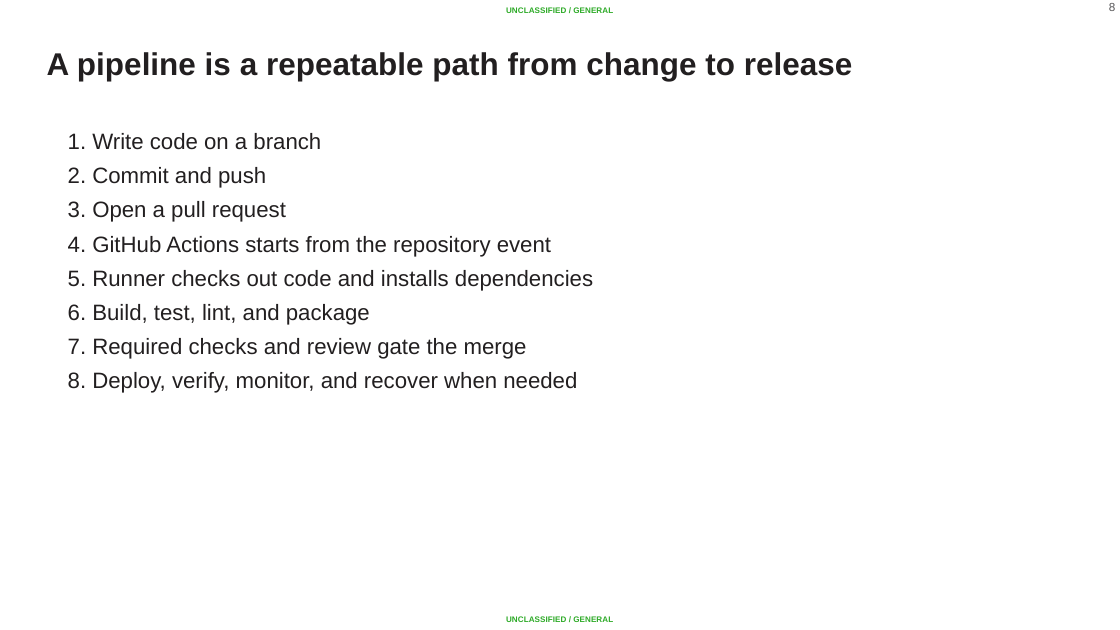
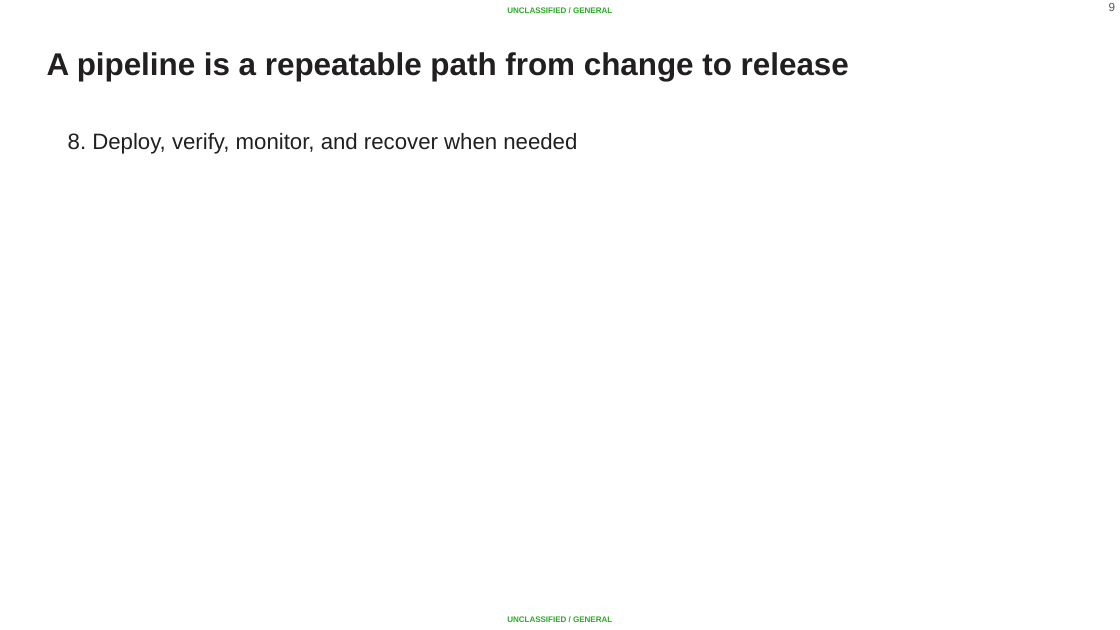
Before and after one commit to AC-Fab/summer-course, a slide deck: slide 9 of DevOps/Lesson 04-05 - CICD and Terraform/CI-CD-Terraform-back-to-back-class.pptx (slide 8 before the commit). Drawn at 1120x630 pixels with LibreOffice and Linux fonts; fonts in the diff are those of the drawing; background and template pictures are left out. Boxes give left, top, right and bottom in pixels: in the first picture for what was removed or moved away, otherwise in the second. Text is boxed around its words. In the diff, an @@ line names an element or a change of style, - is before the commit and + after.

```diff
--- a/DevOps/Lesson 04-05 - CICD and Terraform/CI-CD-Terraform-back-to-back-class.pptx
+++ b/DevOps/Lesson 04-05 - CICD and Terraform/CI-CD-Terraform-back-to-back-class.pptx
@@ page number at bbox=[1109, 3, 1115, 11]: text changed @@
-8
+9
@@ text "A pipeline is a repeatable ..." rewrapped from bbox=[47, 52, 853, 81] to bbox=[47, 52, 849, 81] @@
@@ title "8. Deploy, verify, monitor, and ..." at bbox=[68, 133, 577, 154]: size 14.2 to 14.3 pt @@
@@ title at bbox=[68, 133, 593, 359]: paragraphs removed @@
-1. Write code on a branch
-2. Commit and push
-3. Open a pull request
-4. GitHub Actions starts from the repository event
-5. Runner checks out code and installs dependencies
-6. Build, test, lint, and package
-7. Required checks and review gate the merge
```
Also in this commit, not shown: 26 other slides changed, 4 slides added, 1 slide removed.
